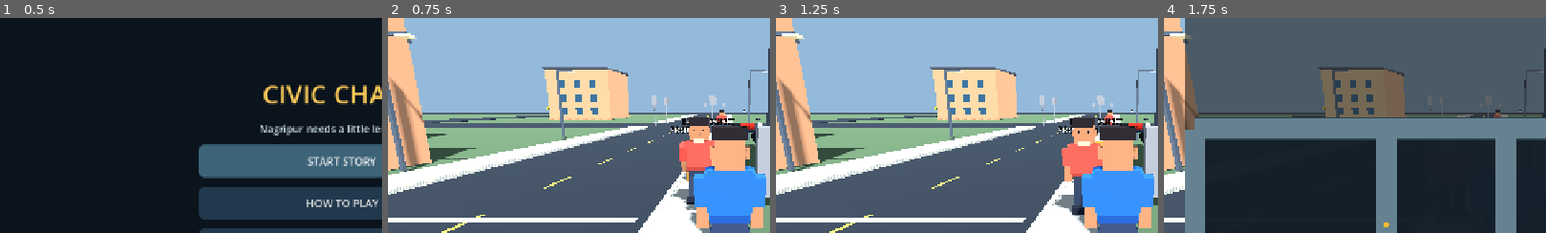
Above: before the commit, frames 1-4 (left to right).
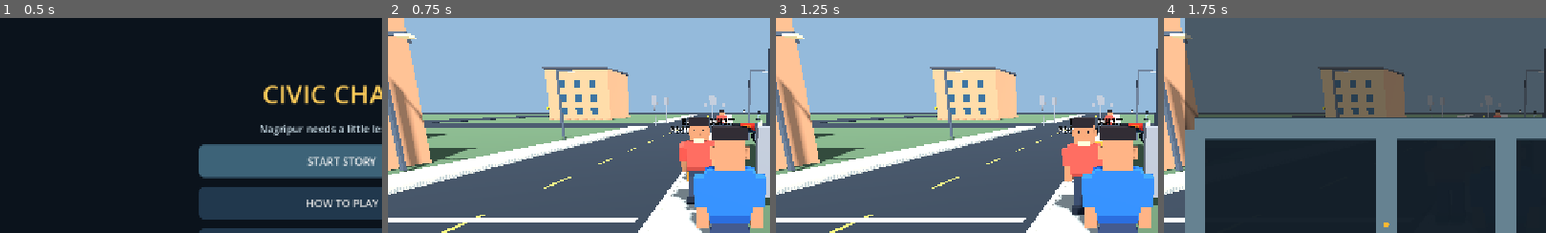
Above: after the commit, the same moments.

Repository: gauravprajapat-23/civic-chaos
Game: Godot game, scene res://scenes/core/menu.tscn
Same seed, same stepped clock (60 frames per second), same inputs: the game is played once before the commit and once after it.
Inputs:
- Up to frame 1 (0.5 s): no input
- Up to frame 2 (0.75 s): click "START STORY" at 0.5 s
- Up to frame 3 (1.25 s): no input
- Up to frame 4 (1.75 s): click "MAP" at 1.25 s
The pictures show only the part of the screen within x 5-55%, y 15-65%; the shares and areas given below are measured in that part.

Frame 1 is identical in both runs. In frame 2, less than 0.1% of the frame differs, in the area x 89-98%, y 43-57%; in frame 3, less than 0.1%; in frame 4, less than 0.1%.

Commit message:
feat(bike-art): detailed low-poly motorcycle with rims, brake discs, engine, exhaust, mirrors, fenders and brake lamp [skip ci]

Diff:
--- a/scripts/world/rideable_bike.gd
+++ b/scripts/world/rideable_bike.gd
@@ -9,6 +9,10 @@
 var _wheel_front: MeshInstance3D
 var _wheel_rear: MeshInstance3D
 var _ride_label: Label3D
+var _front_assembly: Node3D
+var _headlamp: MeshInstance3D
+var _brake_lamp: MeshInstance3D
+var _wheel_roll_total: float = 0.0
 
 func _ready() -> void:
     collision_layer = 16
@@ -58,6 +62,26 @@
     spoke_paint.albedo_color = Color(0.78, 0.82, 0.84)
     spoke.material_override = spoke_paint
     wheel.add_child(spoke)
+    var ring := MeshInstance3D.new()
+    ring.name = "WheelHub"
+    var hub := CylinderMesh.new()
+    hub.top_radius = 0.16
+    hub.bottom_radius = 0.16
+    hub.height = 0.265
+    ring.mesh = hub
+    ring.material_override = spoke_paint
+    wheel.add_child(ring)
+    for side in [-1.0, 1.0]:
+        var disc := MeshInstance3D.new()
+        disc.name = "BrakeDisc_%d" % int(side)
+        var disc_mesh := CylinderMesh.new()
+        disc_mesh.top_radius = 0.29
+        disc_mesh.bottom_radius = 0.29
+        disc_mesh.height = 0.016
+        disc.mesh = disc_mesh
+        disc.position.y = float(side) * 0.14
+        disc.material_override = spoke_paint
+        wheel.add_child(disc)
     return wheel
 
 func _make_visuals() -> void:
@@ -83,8 +107,10 @@
         Color(0.20, 0.23, 0.25))
     _part("Headlight", Vector3(0.36, 0.27, 0.15), Vector3(0, 1.13, -1.05),
         Color(1.0, 0.94, 0.62))
-    _part("TailLight", Vector3(0.40, 0.15, 0.12), Vector3(0, 0.98, 1.05),
+    _brake_lamp = _part("TailLight", Vector3(0.40, 0.15, 0.12), Vector3(0, 0.98, 1.05),
         Color(1.0, 0.12, 0.07))
+    _headlamp = get_node_or_null("Headlight") as MeshInstance3D
+    _enhance_motorcycle_body()
     _ride_label = Label3D.new()
     _ride_label.name = "BikeHint"
     _ride_label.text = "BIKE\nE / USE TO RIDE"
@@ -92,6 +118,58 @@
     _ride_label.pixel_size = 0.006
     _ride_label.position = Vector3(0, 2.2, 0)
     add_child(_ride_label)
+
+## Motorcycle-design pass: readable silhouette and details at mobile
+## camera distance. All parts are purely visual, with zero physics bodies.
+func _enhance_motorcycle_body() -> void:
+    var steel := Color(0.58, 0.67, 0.71)
+    var black := Color(0.10, 0.13, 0.15)
+    var accent := Color(0.96, 0.43, 0.12)
+    var dark_red := Color(0.54, 0.10, 0.10)
+    _part("EngineBlock", Vector3(0.48, 0.51, 0.57), Vector3(0, 0.73, -0.03), steel)
+    _part("EngineCase", Vector3(0.55, 0.28, 0.42), Vector3(0, 0.70, -0.06), black)
+    for side in [-1.0, 1.0]:
+        var x: float = float(side)
+        _part("EngineCoolingFin_%d" % int(side), Vector3(0.08, 0.07, 0.40),
+            Vector3(0.29 * x, 0.78, -0.05), steel)
+        _part("FootPeg_%d" % int(side), Vector3(0.36, 0.08, 0.13),
+            Vector3(0.42 * x, 0.65, 0.32), black)
+        _part("RearShock_%d" % int(side), Vector3(0.075, 0.55, 0.085),
+            Vector3(0.22 * x, 0.86, 0.68), steel)
+        _part("TankAccent_%d" % int(side), Vector3(0.035, 0.13, 0.50),
+            Vector3(0.30 * x, 1.12, -0.23), accent)
+        _part("MirrorStem_%d" % int(side), Vector3(0.065, 0.48, 0.065),
+            Vector3(0.47 * x, 1.75, -0.92), steel)
+        _part("MirrorGlass_%d" % int(side), Vector3(0.28, 0.17, 0.09),
+            Vector3(0.47 * x, 2.00, -0.92), black)
+    _part("ExhaustPipe", Vector3(0.17, 0.15, 1.25),
+        Vector3(0.35, 0.54, 0.44), steel)
+    _part("ExhaustTip", Vector3(0.20, 0.21, 0.20),
+        Vector3(0.35, 0.54, 1.12), black)
+    _part("FrontMudguard", Vector3(0.35, 0.13, 0.80),
+        Vector3(0.0, 0.88, -0.95), dark_red)
+    _part("RearMudguard", Vector3(0.38, 0.12, 0.85),
+        Vector3(0.0, 0.91, 0.87), dark_red)
+    _part("TankKneeGuard", Vector3(0.62, 0.19, 0.35),
+        Vector3(0, 0.97, -0.30), black)
+    _part("RearGrabRail", Vector3(0.57, 0.08, 0.20),
+        Vector3(0, 1.24, 0.85), steel)
+    _part("FrontNumberPlate", Vector3(0.34, 0.22, 0.08),
+        Vector3(0, 1.36, -1.08), Color(0.96, 0.92, 0.78))
+    _part("SidePanelLeft", Vector3(0.06, 0.25, 0.49),
+        Vector3(-0.31, 0.93, 0.36), dark_red)
+    _part("SidePanelRight", Vector3(0.06, 0.25, 0.49),
+        Vector3(0.31, 0.93, 0.36), dark_red)
+
+func set_braking(active: bool) -> void:
+    if not is_instance_valid(_brake_lamp):
+        return
+    var paint := _brake_lamp.material_override as StandardMaterial3D
+    if paint != null:
+        paint.albedo_color = Color(1.0, 0.25, 0.16) if active else Color(0.62, 0.06, 0.04)
+        paint.emission_enabled = active
+        paint.emission = Color(0.8, 0.10, 0.04)
+        paint.emission_energy_multiplier = 1.5 if active else 0.0
 
 func interact(actor: Node) -> void:
     if rider != null or not (actor is Node3D) or not actor.has_method("mount_bike"):
@@ -111,6 +189,7 @@
     reparent(player)
     position = Vector3.ZERO
     rotation = Vector3.ZERO
+    _wheel_roll_total = 0.0
     collision_layer = 0
     if is_instance_valid(_ride_label):
         _ride_label.visible = false
@@ -122,6 +201,7 @@
     # Keep real location, not an invented spawn or road junction.
     reparent(home_parent)
     collision_layer = 16
+    set_braking(false)
     rider = null
     if is_instance_valid(_ride_label):
         _ride_label.visible = true
@@ -131,6 +211,7 @@
     if not is_finite(distance_m) or absf(distance_m) <= 0.000001:
         return
     var angular_distance: float = distance_m / 0.43
+    _wheel_roll_total += angular_distance
     # Cylinders were tilted by PI/2 around Z in _wheel(), so their
     # spin axle is the cylinder's LOCAL Y axis (world/bike X).
     # rotate_y() applies a parent-space yaw and makes them swivel flat.
